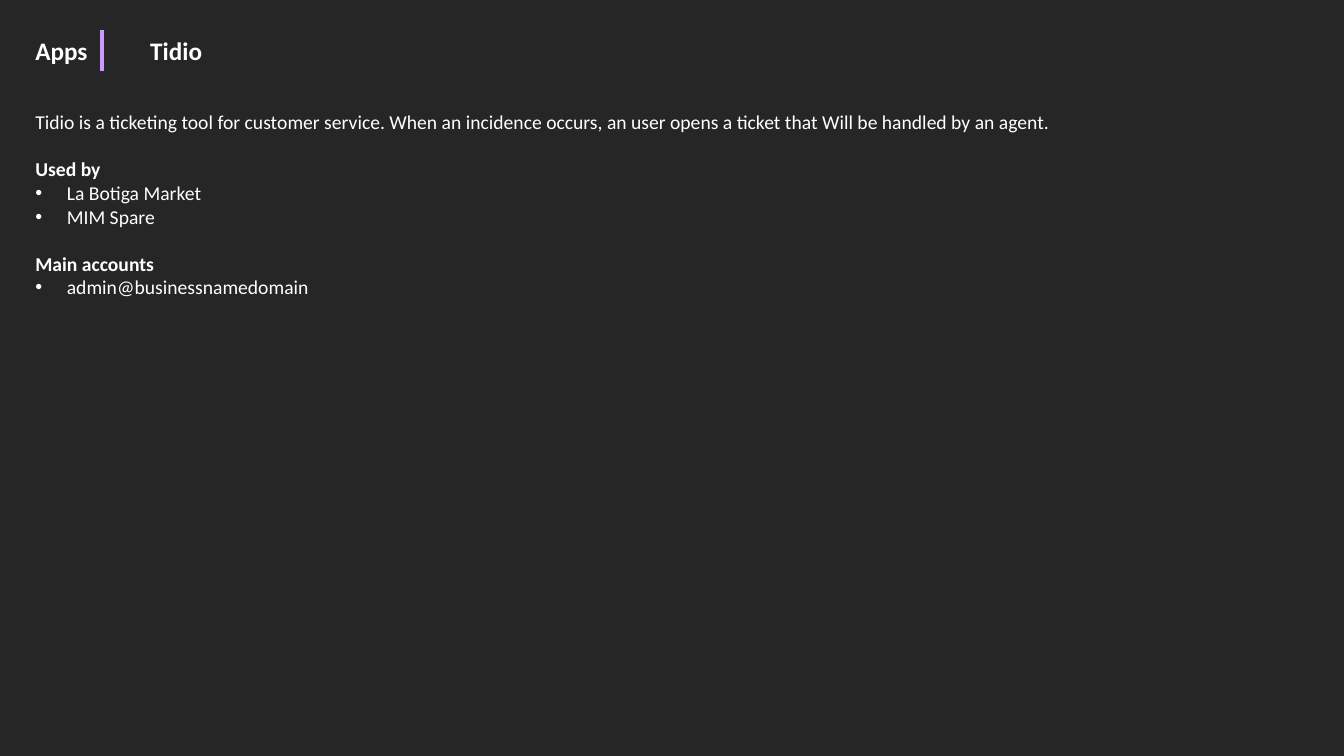
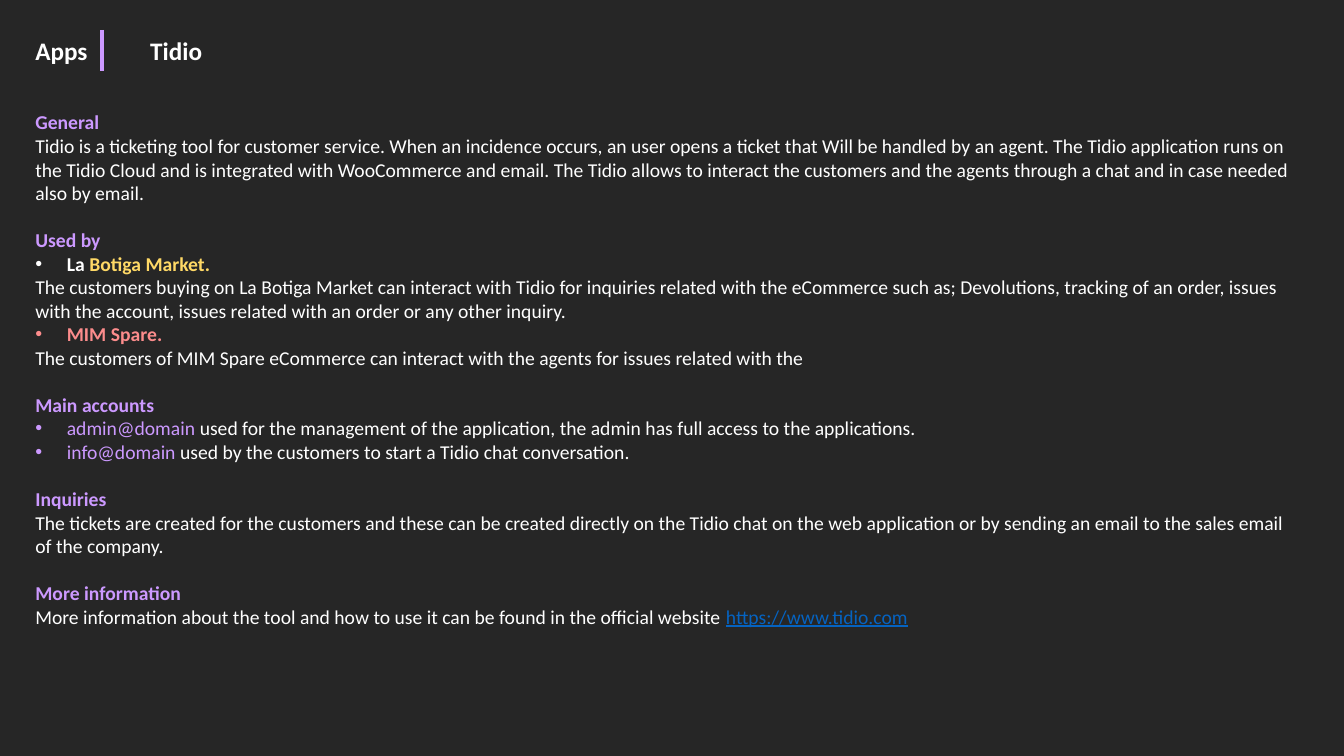
Before and after one commit to Group-MIM/group-mim-systems, a slide deck: slide 4 of Overview.pptx (slide 3 before the commit). Drawn at 1344x756 pixels with LibreOffice and Linux fonts; fonts in the diff are those of the drawing. Boxes give left, top, right and bottom in pixels: in the first picture for what was removed or moved away, otherwise in the second. Text is boxed around its words. In the diff, an @@ line names an element or a change of style, - is before the commit and + after.

```diff
--- a/Overview.pptx
+++ b/Overview.pptx
@@ text at <box>35,115,1287,203</box>: text changed @@
-Tidio is a ticketing tool for customer service. When an incidence occurs, an user opens a ticket that Will be handled by an agent.
+General
+Tidio is a ticketing tool for customer service. When an incidence occurs, an user opens a ticket that Will be handled by an agent. The Tidio application runs on the Tidio Cloud and is integrated with WooCommerce and email. The Tidio allows to interact the customers and the agents through a chat and in case needed also by email.
@@ text at <box>35,233,154,412</box>: text colour #FFFFFF to #CC99FF in "Used by", "Main accounts" @@
@@ text at <box>35,257,1277,369</box>: text changed @@
-• La Botiga Market
-• MIM Spare
+• La Botiga Market.
+The customers buying on La Botiga Market can interact with Tidio for inquiries related with the eCommerce such as; Devolutions, tracking of an order, issues with the account, issues related with an order or any other inquiry.
+• MIM Spare.
+The customers of MIM Spare eCommerce can interact with the agents for issues related with the
@@ text at <box>35,421,1283,627</box>: text changed @@
-• admin@businessnamedomain
+• admin@domain used for the management of the application, the admin has full access to the applications.
+• info@domain used by the customers to start a Tidio chat conversation.
+Inquiries
+The tickets are created for the customers and these can be created directly on the Tidio chat on the web application or by sending an email to the sales email of the company.
+More information
+More information about the tool and how to use it can be found in the official website https://www.tidio.com
```
Also in this commit, not shown: 2 other slides changed, 5 slides added, 2 slides removed, 1 other file.
